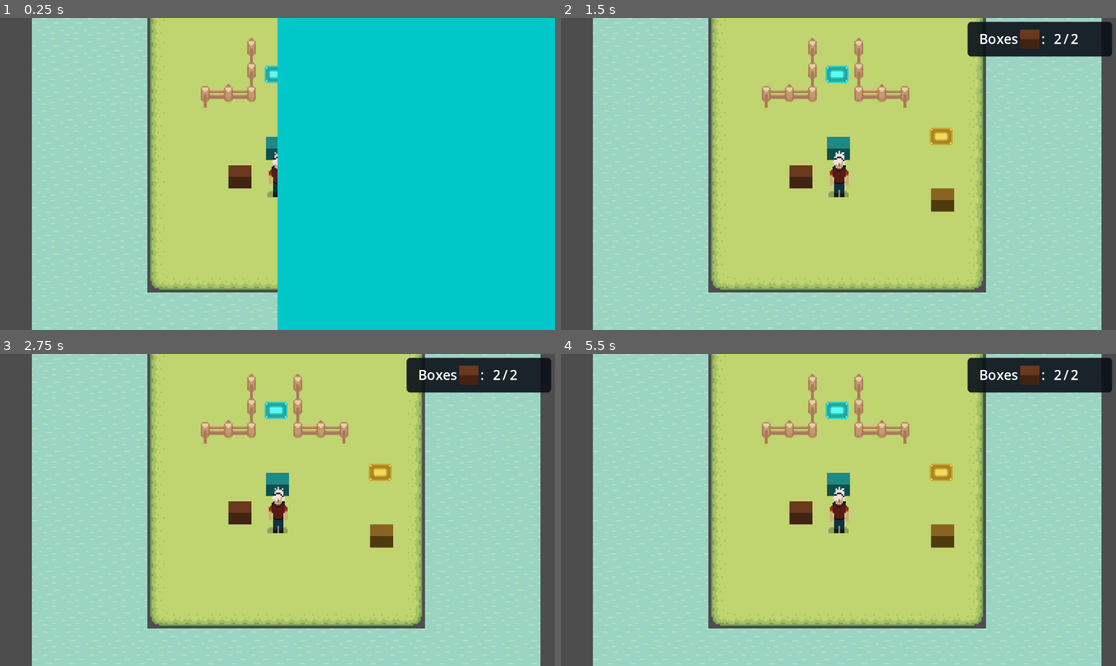
Above: before the commit, frames 1-4 (two rows, left to right).
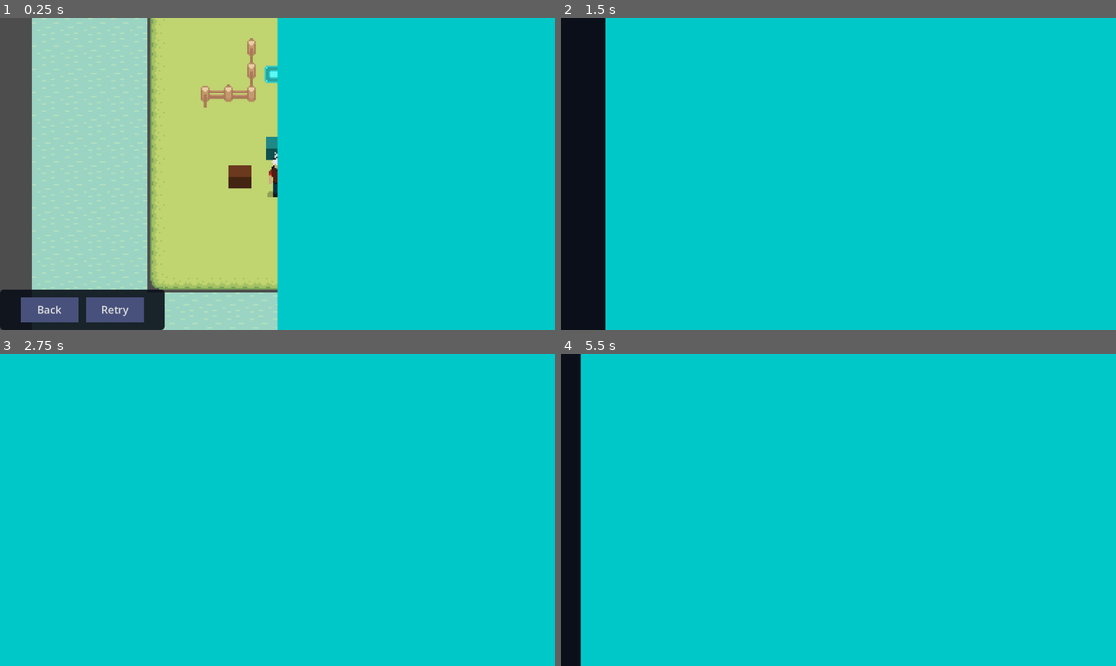
Above: after the commit, the same moments.

Repository: Death052/Kurogames_BoxTest
Game: Godot game, scene res://Scenes/Game Scene/game_scene_test.tscn
Same seed, same stepped clock (60 frames per second), same inputs: the game is played once before the commit and once after it. The project has no main scene, so this scene is started directly.
Inputs (mouse positions are in pixels of both pictures, inside the frame that each line leads up to):
- Up to frame 1 (0.25 s): no input
- Up to frame 2 (1.5 s): click (610, 311) at 0.5 s, where only the run after the commit has a clickable "Back"; click (677, 311) at 1.25 s, where only the run after the commit has a clickable "Retry"
- Up to frame 3 (2.75 s): click (277, 497) at 2 s, where only the run after the commit has a clickable "Level 2"
- Up to frame 4 (5.5 s): click (916, 497) at 2.75 s, where only the run after the commit has a clickable "Level 3"; click (610, 647) at 3.5 s, where only the run after the commit has a clickable "Back"; click (677, 647) at 4.25 s, where only the run after the commit has a clickable "Retry"; click (760, 497) at 5 s, where only the run after the commit has a clickable "Level 1"

The runs differ from the first frame. In frame 1, 3.8% of the frame differs, in the area x 0-30%, y 87-100%; in frame 2, 100%, in the area x 0-100%, y 0-100%; in frame 3, 100%; in frame 4, 100%.

Commit message:
Created Retry and Back buttons per level

Diff:
--- a/kurogames-box-test/Entities/Box Pair/Box/Pushable.gd
+++ b/kurogames-box-test/Entities/Box Pair/Box/Pushable.gd
@@ -1,7 +1,5 @@
 class_name Pushable
 extends RigidBody2D
-
-const ENTITY_Z_OFFSET := 100
 
 @export var push_force : float = 200
 @export var push_mass : float = 1.0
@@ -14,6 +12,7 @@
 
 func _ready() -> void:
 	# set up rigidbody collision properties
+	z_index = 0
 	contact_monitor = true
 	max_contacts_reported = 4
 	mass = push_mass
@@ -28,17 +27,9 @@
 	for child in get_children():
 		if child is Sprite2D:
 			sprite = child
-	_update_z_index()
-
 func _physics_process(_delta: float) -> void:
 	if player == null:
 		return
-	_update_z_index()
-
-
-func _update_z_index() -> void:
-	z_index = ENTITY_Z_OFFSET + int(global_position.y)/10
-	print("z_index = ", z_index)
 
 
 # Obtain the push speed of the player. The player push speed is affected by the object's mass
--- a/kurogames-box-test/Entities/Box Pair/box_pair.tscn
+++ b/kurogames-box-test/Entities/Box Pair/box_pair.tscn
@@ -5,6 +5,7 @@
 [ext_resource type="PackedScene" uid="uid://cpkeshjrahhls" path="res://Entities/Box Pair/Box Goal/box_goal.tscn" id="2_ia33w"]
 
 [node name="BoxPair" type="Node2D" unique_id=784864484]
+y_sort_enabled = true
 script = ExtResource("1_ia33w")
 
 [node name="Box" parent="." unique_id=723686871 node_paths=PackedStringArray("box_goal") instance=ExtResource("1_xubjk")]
--- a/kurogames-box-test/Entities/Goal/goal.gd
+++ b/kurogames-box-test/Entities/Goal/goal.gd
@@ -6,7 +6,10 @@
 # Goal Animation and sprite
 var animation_player : AnimationPlayer
 var sprite : Sprite2D
-
+# the player
+var player : Player
+# if the goal is from an existing level, give it a number
+@export var goal_level_num : int
 # Called when the node enters the scene tree for the first time.
 func _ready() -> void:
 	# get the animation player and sprite
@@ -18,6 +21,10 @@
 	goal_box_pairs_in_scene = get_goal_box_pairs()
 	connect_goal_box_pair_signals()
 	GameUi.update_box_count_ui(goal_box_pairs_in_scene)
+	# get the player in scene
+	player = get_tree().get_first_node_in_group("Player")
+	if player == null:
+		push_error("%s could not find a Player." % name)
 
 
 # get all goal box pairs in the scene
@@ -57,7 +64,6 @@
 	else:
 		set_deactivate()
 
-
 func set_activate() -> void:
 	is_activated = true
 	animation_player.play("Goal Activated")
@@ -68,6 +74,15 @@
 	animation_player.play("Goal Deactivated")
 	ShaderManager.remove_shader(sprite)
 
-# Called every frame. 'delta' is the elapsed time since the previous frame.
-func _process(delta: float) -> void:
-	pass
+
+func _on_area_2d_body_entered(body: Node2D) -> void:
+	# if the player enters the goal, pass the level
+	if body == player:
+		if is_activated == true:
+			# mark the level as complete
+			GameManager.level_completion[goal_level_num] = true
+			# Go back to the level screen
+			TransitionUi.set_transition_color(Color(0.0, 0.786, 0.786, 1.0))
+			await TransitionUi.slide_in(0.5)
+			await get_tree().create_timer(0.3).timeout
+			get_tree().change_scene_to_file("res://Scenes/Level Selection/level_selection_screen.tscn")
--- a/kurogames-box-test/Entities/Goal/goal.tscn
+++ b/kurogames-box-test/Entities/Goal/goal.tscn
@@ -76,3 +76,5 @@
 
 [node name="CollisionShape2D" type="CollisionShape2D" parent="Area2D" unique_id=339131977]
 shape = SubResource("RectangleShape2D_1ixah")
+
+[connection signal="body_entered" from="Area2D" to="." method="_on_area_2d_body_entered"]
--- a/kurogames-box-test/Entities/Player/player.gd
+++ b/kurogames-box-test/Entities/Player/player.gd
@@ -27,7 +27,6 @@
 	# Get Sprite and Animation Player
 	player_sprite = get_node("Sprite2D")
 	animation_player = get_node("AnimationPlayer")
-	_update_z_index()
 
 func _unhandled_input(event: InputEvent) -> void:
 	# Check if the event is the action you want
@@ -77,12 +76,6 @@
 	# use the calculated velocity to move the player
 	velocity = input * current_speed
 	move_and_slide()
-	_update_z_index()
-
-
-func _update_z_index() -> void:
-	print("global_position.y = ", z_index)
-	z_index = 100 + int(global_position.y)/10
 
 
 # update the animations of the player
--- a/kurogames-box-test/Scenes/Game Scene/Level1.tscn
+++ b/kurogames-box-test/Scenes/Game Scene/Level2.tscn
@@ -1,29 +1,30 @@
 [gd_scene format=4 uid="uid://qqa047jxegl4"]
 
-[ext_resource type="Script" uid="uid://b4pk3av24kxtp" path="res://Scenes/Game Scene/initialize_game.gd" id="1_klj2t"]
-[ext_resource type="PackedScene" uid="uid://d0xp4wiyn062n" path="res://Entities/Box Pair/box_pair.tscn" id="2_nwwa6"]
-[ext_resource type="Resource" uid="uid://t4rjqly2la5w" path="res://Entities/Box Pair/Resources/blue_box_pair.tres" id="3_qsl0q"]
-[ext_resource type="Resource" uid="uid://cpyrlhylnvmfl" path="res://Entities/Box Pair/Resources/yellow_box_pair.tres" id="4_v3cut"]
-[ext_resource type="PackedScene" uid="uid://dmvtaqgbv45cx" path="res://Entities/Player/Player.tscn" id="5_gqflc"]
-[ext_resource type="TileSet" uid="uid://cv6y6cg5mapl7" path="res://Sprites/Tilesets/Colliding.tres" id="6_0f6ny"]
-[ext_resource type="TileSet" uid="uid://b0765sao1ikyd" path="res://Sprites/Tilesets/NotColliding.tres" id="7_45ruw"]
-[ext_resource type="PackedScene" uid="uid://bdqk3qfih01e3" path="res://Entities/Goal/goal.tscn" id="8_lr8ek"]
-[ext_resource type="PackedScene" uid="uid://ckdm6hc8qvi2i" path="res://Entities/Box Pair/Box/Normal_Box.tscn" id="9_nwwa6"]
+[ext_resource type="Script" uid="uid://b4pk3av24kxtp" path="res://Scenes/Game Scene/initialize_game.gd" id="1_gec8y"]
+[ext_resource type="PackedScene" uid="uid://d0xp4wiyn062n" path="res://Entities/Box Pair/box_pair.tscn" id="2_br43e"]
+[ext_resource type="Resource" uid="uid://t4rjqly2la5w" path="res://Entities/Box Pair/Resources/blue_box_pair.tres" id="3_25ter"]
+[ext_resource type="Resource" uid="uid://cpyrlhylnvmfl" path="res://Entities/Box Pair/Resources/yellow_box_pair.tres" id="4_b4eks"]
+[ext_resource type="PackedScene" uid="uid://dmvtaqgbv45cx" path="res://Entities/Player/Player.tscn" id="5_34647"]
+[ext_resource type="TileSet" uid="uid://cv6y6cg5mapl7" path="res://Sprites/Tilesets/Colliding.tres" id="6_uucbo"]
+[ext_resource type="TileSet" uid="uid://b0765sao1ikyd" path="res://Sprites/Tilesets/NotColliding.tres" id="7_dj1va"]
+[ext_resource type="PackedScene" uid="uid://bdqk3qfih01e3" path="res://Entities/Goal/goal.tscn" id="8_f00kj"]
+[ext_resource type="PackedScene" uid="uid://ckdm6hc8qvi2i" path="res://Entities/Box Pair/Box/Normal_Box.tscn" id="9_fj3y8"]
 
 [node name="TestGameScene" type="Node2D" unique_id=472067679]
-script = ExtResource("1_klj2t")
+y_sort_enabled = true
+script = ExtResource("1_gec8y")
 
-[node name="BoxPair" parent="." unique_id=784864484 instance=ExtResource("2_nwwa6")]
-box_pair_resource = ExtResource("3_qsl0q")
+[node name="BoxPair" parent="." unique_id=784864484 instance=ExtResource("2_br43e")]
+box_pair_resource = ExtResource("3_25ter")
 box_position = Vector2(64, -90)
 goal_position = Vector2(108, -90)
 
-[node name="BoxPair2" parent="." unique_id=138043604 instance=ExtResource("2_nwwa6")]
-box_pair_resource = ExtResource("4_v3cut")
+[node name="BoxPair2" parent="." unique_id=138043604 instance=ExtResource("2_br43e")]
+box_pair_resource = ExtResource("4_b4eks")
 box_position = Vector2(8, -29.015)
 goal_position = Vector2(8, -110)
 
-[node name="CharacterBody2D" parent="." unique_id=120814942 instance=ExtResource("5_gqflc")]
+[node name="CharacterBody2D" parent="." unique_id=120814942 instance=ExtResource("5_34647")]
 position = Vector2(26, -2)
 movementSpeed = 100.0
 
@@ -32,46 +33,47 @@
 [node name="Fence" type="TileMapLayer" parent="Tilemap" unique_id=550616671]
 z_index = -5
 tile_map_data = PackedByteArray("AAD8//j/AQABAAAAAAD8//n/AQAAAAEAAAD8//r/AQAAAAEAAAD8//v/AQAAAAEAAAD8//z/AQAAAAEAAAD8// …(880 unchanged characters)…
-tile_set = ExtResource("6_0f6ny")
+tile_set = ExtResource("6_uucbo")
 
 [node name="Ground" type="TileMapLayer" parent="Tilemap" unique_id=1319352940]
 z_index = -10
 tile_map_data = PackedByteArray("AAABAAAAAAABAAEAAAABAPv/AAABAAEAAAABAP//AAABAAEAAAABAPz/AAABAAEAAAABAP3/AAABAAEAAAABAP …(2416 unchanged characters)…
-tile_set = ExtResource("7_45ruw")
+tile_set = ExtResource("7_dj1va")
 
 [node name="Island" type="TileMapLayer" parent="Tilemap" unique_id=479520801]
 z_index = -10
 tile_map_data = PackedByteArray("AAABAAAAAAABAAEAAAABAPv/AAABAAEAAAABAP//AAABAAEAAAABAPz/AAABAAEAAAABAP3/AAABAAEAAAABAP …(2416 unchanged characters)…
-tile_set = ExtResource("7_45ruw")
+tile_set = ExtResource("7_dj1va")
 
 [node name="Water" type="TileMapLayer" parent="Tilemap" unique_id=254551112]
 z_index = -30
 tile_map_data = PackedByteArray("AAD4//b/AAAAAAAAAAD4//f/AAAAAAAAAAD4//j/AAAAAAAAAAD4//n/AAAAAAAAAAD4//r/AAAAAAAAAAD4// …(4816 unchanged characters)…
-tile_set = ExtResource("6_0f6ny")
+tile_set = ExtResource("6_uucbo")
 
-[node name="Goal" parent="." unique_id=2100462803 instance=ExtResource("8_lr8ek")]
+[node name="Goal" parent="." unique_id=2100462803 instance=ExtResource("8_f00kj")]
 position = Vector2(88, -31.265)
+goal_level_num = 1
 
-[node name="Normal_Box" parent="." unique_id=723686871 instance=ExtResource("9_nwwa6")]
-z_index = 91
+[node name="Normal_Box" parent="." unique_id=723686871 instance=ExtResource("9_fj3y8")]
+z_index = 0
 position = Vector2(8, -90)
 collision_mask = 10
 box_position = Vector2(8, -90)
 
-[node name="Normal_Box2" parent="." unique_id=513732658 instance=ExtResource("9_nwwa6")]
-z_index = 91
+[node name="Normal_Box2" parent="." unique_id=513732658 instance=ExtResource("9_fj3y8")]
+z_index = 0
 position = Vector2(88, -90)
 collision_mask = 10
 box_position = Vector2(88, -90)
 
-[node name="Normal_Box3" parent="." unique_id=1587609253 instance=ExtResource("9_nwwa6")]
-z_index = 97
+[node name="Normal_Box3" parent="." unique_id=1587609253 instance=ExtResource("9_fj3y8")]
+z_index = 0
 position = Vector2(68, -32)
 collision_mask = 10
 box_position = Vector2(68, -32)
 
-[node name="Normal_Box4" parent="." unique_id=351403575 instance=ExtResource("9_nwwa6")]
-z_index = 96
+[node name="Normal_Box4" parent="." unique_id=351403575 instance=ExtResource("9_fj3y8")]
+z_index = 0
 position = Vector2(88, -49)
 collision_mask = 10
 box_position = Vector2(88, -49)
--- a/kurogames-box-test/Scenes/Game Scene/game_scene_test.tscn
+++ b/kurogames-box-test/Scenes/Game Scene/game_scene_test.tscn
@@ -11,6 +11,7 @@
 [ext_resource type="PackedScene" uid="uid://ckdm6hc8qvi2i" path="res://Entities/Box Pair/Box/Normal_Box.tscn" id="9_vsr6c"]
 
 [node name="TestGameScene" type="Node2D" unique_id=472067679]
+y_sort_enabled = true
 script = ExtResource("1_lv60g")
 
 [node name="BoxPair" parent="." unique_id=784864484 instance=ExtResource("2_vsr6c")]
--- a/kurogames-box-test/Scenes/Level Selection/LevelButtonPress.gd
+++ b/kurogames-box-test/Scenes/Level Selection/LevelButtonPress.gd
@@ -1,9 +1,14 @@
 extends Button
 
 @export var scene_path : String
+@export var level_num : int
 
 # Called when the node enters the scene tree for the first time.
 func _ready() -> void:
+	# if level is completed, change colour of button
+	if GameManager.level_completion[level_num] == true:
+		self_modulate = Color.GREEN
+
 	pressed.connect(_on_pressed)
 
 
@@ -11,5 +16,5 @@
 func _on_pressed() -> void:
 	TransitionUi.set_transition_color(Color(0.0, 0.786, 0.786, 1.0))
 	await TransitionUi.slide_in(0.5)
-	await get_tree().create_timer(0.5).timeout
+	await get_tree().create_timer(0.3).timeout
 	get_tree().change_scene_to_file(scene_path)
--- a/kurogames-box-test/Scenes/Level Selection/level_selection_screen.tscn
+++ b/kurogames-box-test/Scenes/Level Selection/level_selection_screen.tscn
@@ -91,6 +91,8 @@
 theme_override_styles/hover = SubResource("StyleBoxFlat_button_hover")
 text = "Level 2"
 script = ExtResource("2_pgj7p")
+scene_path = "res://Scenes/Game Scene/Level2.tscn"
+level_num = 1
 
 [node name="Level3Button" type="Button" parent="CenterContainer/Content/ButtonRow" unique_id=1200214334]
 custom_minimum_size = Vector2(150, 150)
@@ -100,6 +102,7 @@
 theme_override_styles/hover = SubResource("StyleBoxFlat_button_hover")
 text = "Level 3"
 script = ExtResource("2_pgj7p")
+level_num = 2
 
 [node name="BackButtonMargin" type="MarginContainer" parent="CenterContainer/Content" unique_id=1473107464]
 custom_minimum_size = Vector2(0, 32)
--- a/kurogames-box-test/Scenes/game_ui.gd
+++ b/kurogames-box-test/Scenes/game_ui.gd
@@ -1,11 +1,14 @@
 extends CanvasLayer
 
 @onready var total_boxes_label: Label = $MarginContainer/PanelContainer/MarginContainer/HBoxContainer/TotalBoxesLabel
-
 @onready var boxes_left_label: Label = $MarginContainer/PanelContainer/MarginContainer/HBoxContainer/BoxesLeftLabel
 
+@onready var back_btn : Button = $ButtonMarginContainer/PanelContainer/MarginContainer/HBoxContainer/Back
+@onready var retry_btn : Button = $ButtonMarginContainer/PanelContainer/MarginContainer/HBoxContainer/Retry
+
 func _ready() -> void:
-	pass
+	back_btn.pressed.connect(_on_back_button_pressed)
+	retry_btn.pressed.connect(_on_retry_button_pressed)
 
 func _process(_delta: float) -> void:
 	# make sure can exclude scenes from showing the game ui
@@ -24,3 +27,16 @@
 		if not pair.box_pair_is_reached:
 			boxes_left += 1
 	update_box_counts(goal_box_pairs_in_scene.size(), boxes_left)
+
+func _on_back_button_pressed() -> void:
+	# return to level selection
+	TransitionUi.set_transition_color(Color(0.0, 0.786, 0.786, 1.0))
+	await TransitionUi.slide_in(0.5)
+	await get_tree().create_timer(0.3).timeout
+	get_tree().change_scene_to_file("res://Scenes/Level Selection/level_selection_screen.tscn")
+
+func _on_retry_button_pressed() -> void:
+	TransitionUi.set_transition_color(Color(0.0, 0.786, 0.786, 1.0))
+	await TransitionUi.slide_in(0.5)
+	await get_tree().create_timer(0.3).timeout
+	get_tree().reload_current_scene()
--- a/kurogames-box-test/Scenes/game_ui.tscn
+++ b/kurogames-box-test/Scenes/game_ui.tscn
@@ -13,6 +13,12 @@
 corner_radius_top_right = 8
 corner_radius_bottom_right = 8
 corner_radius_bottom_left = 8
+
+[sub_resource type="StyleBoxFlat" id="StyleBoxFlat_bw2rt"]
+bg_color = Color(0.28194702, 0.3177633, 0.4809339, 1)
+
+[sub_resource type="StyleBoxFlat" id="StyleBoxFlat_xjnnq"]
+bg_color = Color(0.28235295, 0.31764707, 0.48235294, 1)
 
 [node name="UI" type="CanvasLayer" unique_id=1670190659]
 script = ExtResource("1_qdvrb")
@@ -79,3 +85,46 @@
 theme_override_font_sizes/font_size = 28
 text = "0"
 horizontal_alignment = 2
+
+[node name="ButtonMarginContainer" type="MarginContainer" parent="." unique_id=366799475]
+anchors_preset = 2
+anchor_top = 1.0
+anchor_bottom = 1.0
+offset_top = -84.0
+offset_right = 342.2
+grow_vertical = 0
+mouse_filter = 2
+
+[node name="PanelContainer" type="PanelContainer" parent="ButtonMarginContainer" unique_id=659837892]
+custom_minimum_size = Vector2(300, 0)
+layout_mode = 2
+mouse_filter = 2
+theme_override_styles/panel = SubResource("StyleBoxFlat_ui")
+
+[node name="MarginContainer" type="MarginContainer" parent="ButtonMarginContainer/PanelContainer" unique_id=1822958924]
+layout_mode = 2
+mouse_filter = 2
+theme_override_constants/margin_left = 12
+theme_override_constants/margin_top = 8
+theme_override_constants/margin_right = 12
+theme_override_constants/margin_bottom = 8
+
+[node name="HBoxContainer" type="HBoxContainer" parent="ButtonMarginContainer/PanelContainer/MarginContainer" unique_id=400924840]
+layout_mode = 2
+theme_override_constants/separation = 16
+alignment = 1
+
+[node name="Back" type="Button" parent="ButtonMarginContainer/PanelContainer/MarginContainer/HBoxContainer" unique_id=1437944474]
+custom_minimum_size = Vector2(120, 52)
+layout_mode = 2
+theme_override_font_sizes/font_size = 22
+theme_override_styles/normal = SubResource("StyleBoxFlat_bw2rt")
+text = "Back"
+
+[node name="Retry" type="Button" parent="ButtonMarginContainer/PanelContainer/MarginContainer/HBoxContainer" unique_id=1009465979]
+custom_minimum_size = Vector2(120, 52)
+layout_mode = 2
+theme_override_font_sizes/font_size = 22
+theme_override_styles/normal = SubResource("StyleBoxFlat_xjnnq")
+text = "Retry
+"
--- /dev/null
+++ b/kurogames-box-test/Systems/GameManager.gd
@@ -0,0 +1,12 @@
+extends Node
+
+var current_attempting_level : int
+var level_completion : Array[bool] = []
+
+var total_levels_in_game : int = 3
+
+func _ready() -> void:
+	# Resize the array to match your total level count
+	level_completion.resize(total_levels_in_game)
+	# Fill all indices with false
+	level_completion.fill(false)
--- a/kurogames-box-test/project.godot
+++ b/kurogames-box-test/project.godot
@@ -19,6 +19,7 @@
 ShaderManager="*uid://dklkaywxyyb61"
 GameUi="*uid://2t3bdy4q5h2j"
 TransitionUi="*uid://cp5nl2mdhauyc"
+GameManager="*uid://ybpy3qc730oj"
 
 [file_customization]
 
Not shown, added: kurogames-box-test/Systems/GameManager.gd.uid
